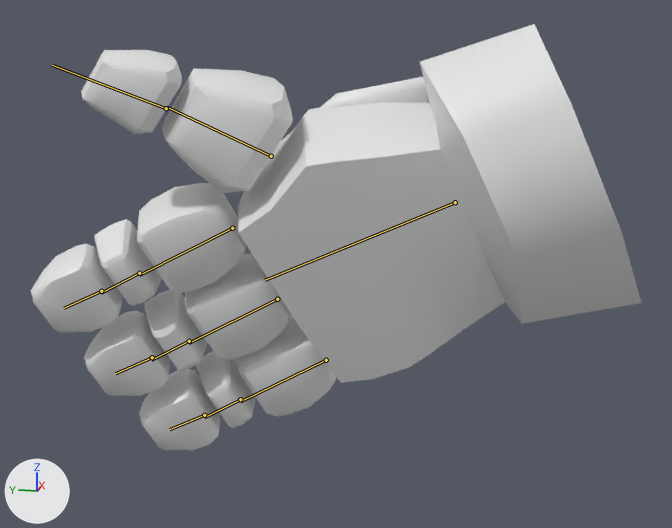
The FBX model blendFiles/Chara/FBX/SMSH_RIG_Hand_Character.fbx: old version first, new version second.
Rendered twice from a 50 mm camera at (-0.345, -0.171, 0.123) aimed at (0.055, -0.091, 0.023). The axes (+X, +Y, +Z) are drawn at lower left. The lights are the same throughout. The older version comes first. Both versions are drawn at frame 1 of the action 'Hand|additive_run'; the numbers are the values there. The bones that change, and the others that lie on the model, are drawn over the model as lines.

Objects in the first picture: 'msh_hand_character'.
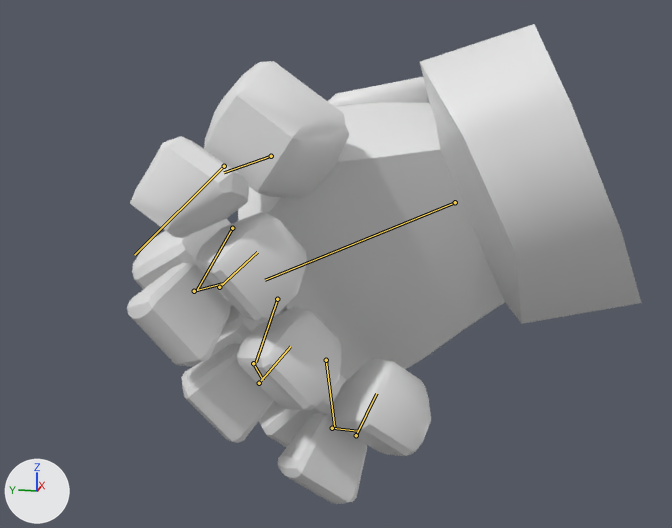
Where the change shows, as pixel boxes [x1, y1, x2, y2] in the pictures (672 x 528 px):
```json
{"object": "msh_hand_character", "change": "posed", "before": [31, 24, 641, 451], "after": [127, 24, 641, 504], "on screen": "16% narrower, 12% taller"}
{"bone": "Thumb_01", "before": "(271, 156) to (167, 107)", "after": "(271, 156) to (224, 172)"}
{"bone": "Thumb_02", "before": "(166, 108) to (52, 65)", "after": "(224, 166) to (134, 255)"}
{"bone": "Finger01.01", "before": "(232, 228) to (139, 275)", "after": "(232, 228) to (197, 290)"}
{"bone": "Finger01.02", "before": "(139, 273) to (101, 293)", "after": "(194, 291) to (222, 283)"}
{"bone": "Finger01.03", "before": "(101, 291) to (64, 308)", "after": "(219, 287) to (257, 252)"}
{"bone": "Finger02.01", "before": "(277, 299) to (189, 343)", "after": "(277, 299) to (256, 362)"}
{"bone": "Finger02.02", "before": "(189, 341) to (151, 360)", "after": "(253, 363) to (263, 380)"}
{"bone": "Finger02.03", "before": "(152, 357) to (115, 373)", "after": "(259, 383) to (290, 346)"}
{"bone": "Finger03.01", "before": "(326, 360) to (240, 401)", "after": "(326, 360) to (334, 426)"}
{"bone": "Finger03.02", "before": "(240, 399) to (204, 417)", "after": "(332, 428) to (358, 431)"}
{"bone": "Finger03.03", "before": "(204, 415) to (169, 429)", "after": "(356, 435) to (376, 393)"}
```

Scene script edits in JSON lines:
```json
{"block": "bone_thumb_01", "where": "bone_thumb_01 = bpy.data.objects['Hand'].pose.bones['Thumb_01']  # child of 'Hand'"}
{"op": "set", "path": "bone_thumb_01.rotation_quaternion", "old": "(1.0, 0.0, 0.0, 0.0)", "new": "(0.562, 0.411, -0.639, 0.327)", "note": "degrees (0, 0, 0) -> degrees (-16, -99, 79)"}
{"block": "bone_thumb_02", "where": "bone_thumb_02 = bpy.data.objects['Hand'].pose.bones['Thumb_02']  # child of 'Thumb_01'"}
{"op": "set", "path": "bone_thumb_02.rotation_quaternion", "old": "(1.0, 0.0, 0.0, 0.0)", "new": "(0.844, 0.0, 0.0, 0.536)", "note": "degrees (0, 0, 0) -> degrees (0, 0, 65)"}
{"block": "bone_finger01_01", "where": "bone_finger01_01 = bpy.data.objects['Hand'].pose.bones['Finger01.01']  # child of 'Hand'"}
{"op": "set", "path": "bone_finger01_01.rotation_quaternion", "old": "(1.0, 0.0, 0.0, 0.0)", "new": "(0.822, -0.048, 0.097, 0.559)", "note": "degrees (0, 0, 0) -> degrees (2, 12, 69)"}
{"block": "bone_finger01_02", "where": "bone_finger01_02 = bpy.data.objects['Hand'].pose.bones['Finger01.02']  # child of 'Finger01.01'"}
{"op": "set", "path": "bone_finger01_02.rotation_quaternion", "old": "(1.0, 0.0, 0.0, 0.0)", "new": "(0.826, 0.0, 0.0, 0.564)", "note": "degrees (0, 0, 0) -> degrees (0, 0, 69)"}
{"block": "bone_finger01_03", "where": "bone_finger01_03 = bpy.data.objects['Hand'].pose.bones['Finger01.03']  # child of 'Finger01.02'"}
{"op": "set", "path": "bone_finger01_03.rotation_quaternion", "old": "(1.0, 0.0, 0.0, 0.0)", "new": "(0.826, 0.0, 0.0, 0.564)", "note": "degrees (0, 0, 0) -> degrees (0, 0, 69)"}
{"block": "bone_finger02_01", "where": "bone_finger02_01 = bpy.data.objects['Hand'].pose.bones['Finger02.01']  # child of 'Hand'"}
{"op": "set", "path": "bone_finger02_01.rotation_quaternion", "old": "(1.0, 0.0, 0.0, 0.0)", "new": "(0.797, -0.056, 0.103, 0.593)", "note": "degrees (0, 0, 0) -> degrees (2, 13, 73)"}
{"block": "bone_finger02_02", "where": "bone_finger02_02 = bpy.data.objects['Hand'].pose.bones['Finger02.02']  # child of 'Finger02.01'"}
{"op": "set", "path": "bone_finger02_02.rotation_quaternion", "old": "(1.0, 0.0, 0.0, 0.0)", "new": "(0.967, 0.0, 0.0, 0.255)", "note": "degrees (0, 0, 0) -> degrees (0, 0, 29)"}
{"block": "bone_finger02_03", "where": "bone_finger02_03 = bpy.data.objects['Hand'].pose.bones['Finger02.03']  # child of 'Finger02.02'"}
{"op": "set", "path": "bone_finger02_03.rotation_quaternion", "old": "(1.0, 0.0, 0.0, 0.0)", "new": "(0.534, 0.0, 0.0, 0.846)", "note": "degrees (0, 0, 0) -> degrees (0, 0, 115)"}
{"block": "bone_finger03_01", "where": "bone_finger03_01 = bpy.data.objects['Hand'].pose.bones['Finger03.01']  # child of 'Hand'"}
{"op": "set", "path": "bone_finger03_01.rotation_quaternion", "old": "(1.0, 0.0, 0.0, 0.0)", "new": "(0.727, -0.155, 0.12, 0.658)", "note": "degrees (0, 0, 0) -> degrees (-4, 22, 84)"}
{"block": "bone_finger03_02", "where": "bone_finger03_02 = bpy.data.objects['Hand'].pose.bones['Finger03.02']  # child of 'Finger03.01'"}
{"op": "set", "path": "bone_finger03_02.rotation_quaternion", "old": "(1.0, 0.0, 0.0, 0.0)", "new": "(0.925, 0.0, 0.0, 0.38)", "note": "degrees (0, 0, 0) -> degrees (0, 0, 45)"}
{"block": "bone_finger03_03", "where": "bone_finger03_03 = bpy.data.objects['Hand'].pose.bones['Finger03.03']  # child of 'Finger03.02'"}
{"op": "set", "path": "bone_finger03_03.rotation_quaternion", "old": "(1.0, 0.0, 0.0, 0.0)", "new": "(0.697, 0.0, 0.0, 0.717)", "note": "degrees (0, 0, 0) -> degrees (0, 0, 92)"}
```
